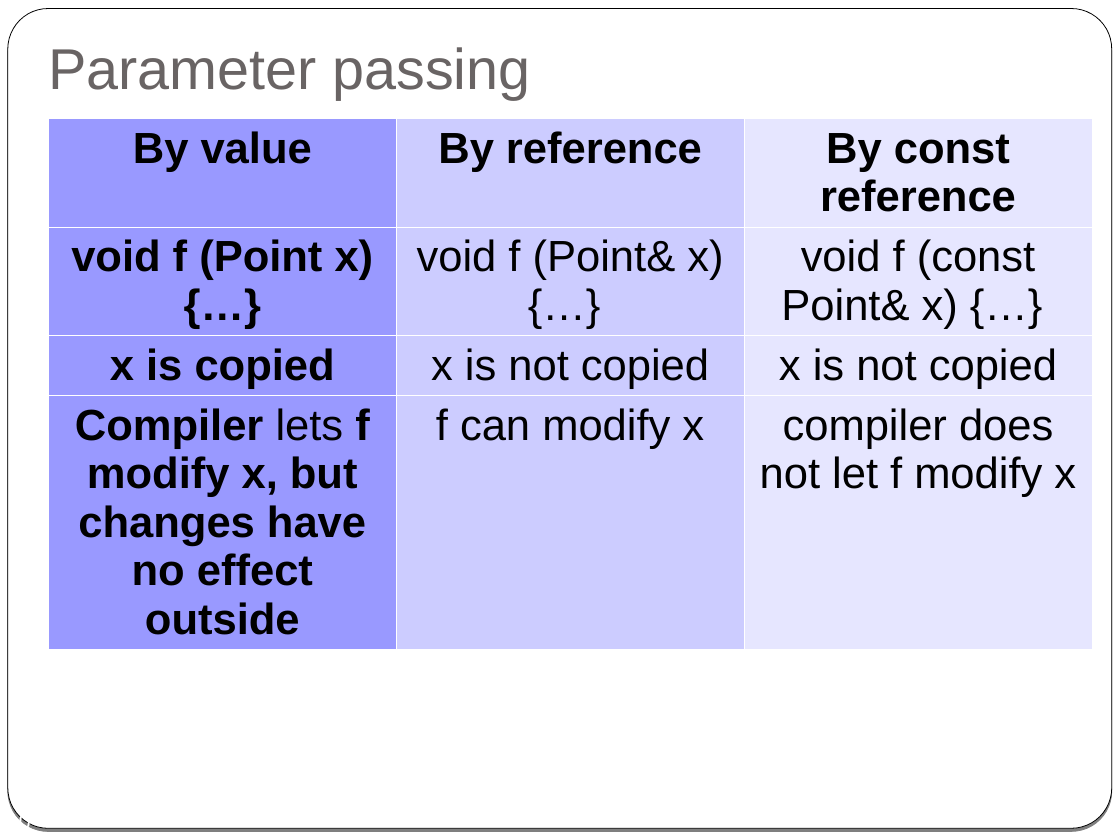
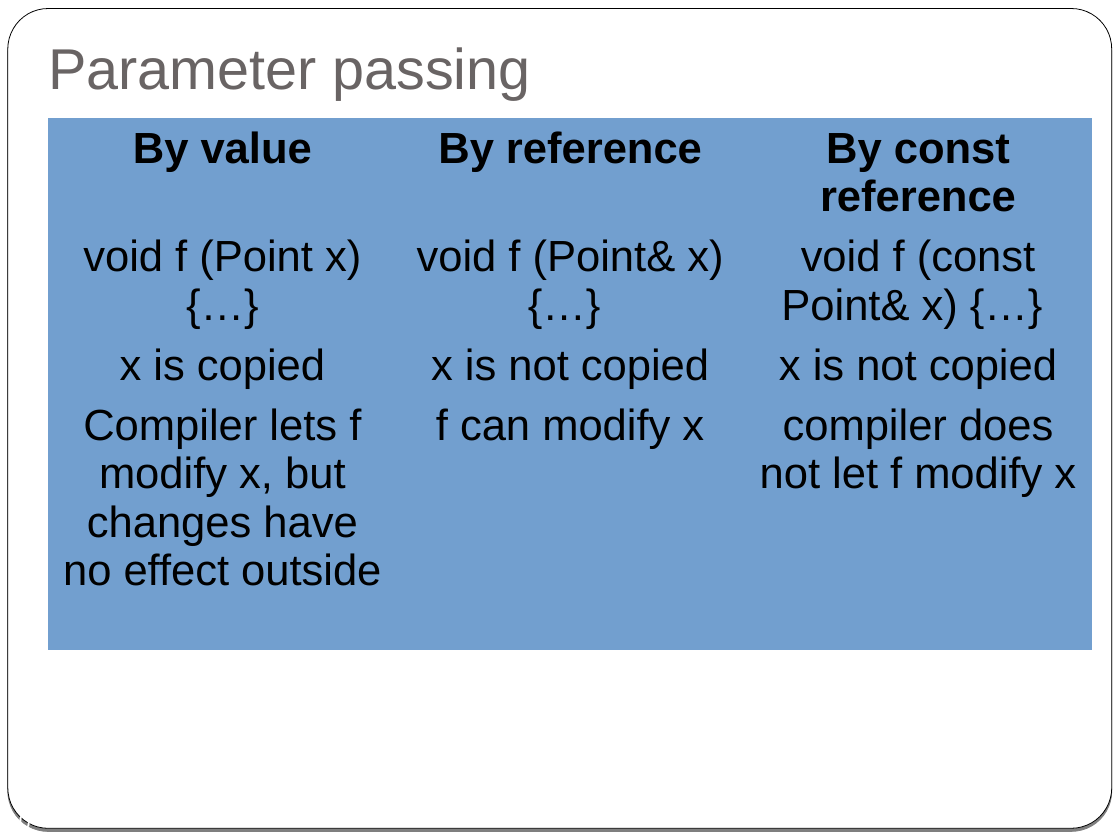
Before and after one commit to cpp-at-ariel/cpp-5779, a slide deck: slide 10 of week03-reference-const/slides-2-reference.odp. Drawn at 1120x840 pixels with LibreOffice and Linux fonts; fonts in the diff are those of the drawing. Boxes give left, top, right and bottom in pixels: in the first picture for what was removed or moved away, otherwise in the second. Text is boxed around its words. In the diff, an @@ line names an element or a change of style, - is before the commit and + after.

```diff
--- a/week03-reference-const/slides-2-reference.odp
+++ b/week03-reference-const/slides-2-reference.odp
@@ table at (x1=48, y1=118, x2=1093, y2=650) @@
@@ fill #9999FF to #729FCF in 4 cells @@
@@ fill #CCCCFF to #729FCF in 4 cells @@
@@ fill #E6E6FF to #729FCF in 4 cells @@
@@ bold off in "void f (Point x) {…}", "x is copied", "Compiler f modify x, but changes have ..." @@
@@ borders changed @@
```
Also in this commit, not shown: 4 other slides changed, 1 slide removed, 13 other files.
